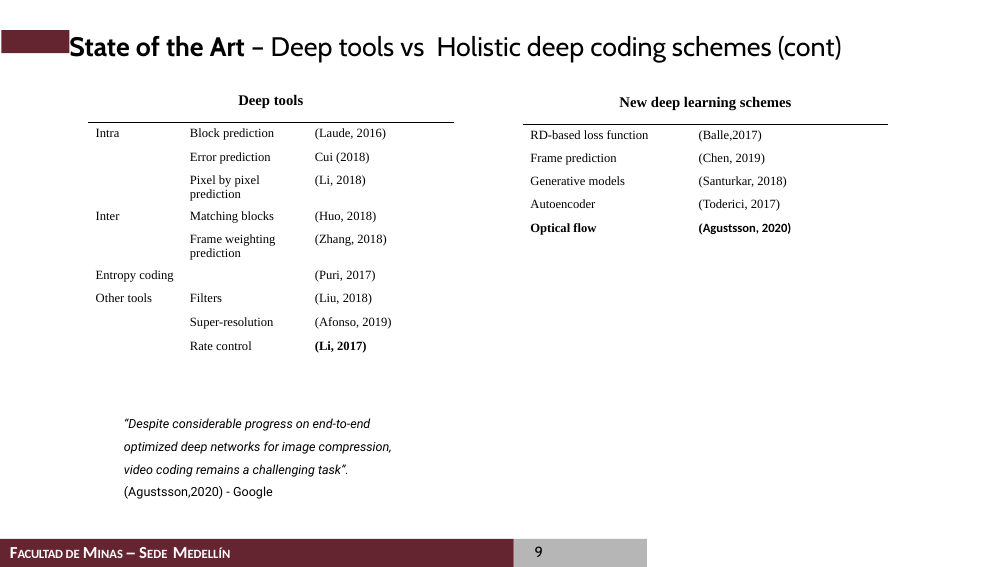
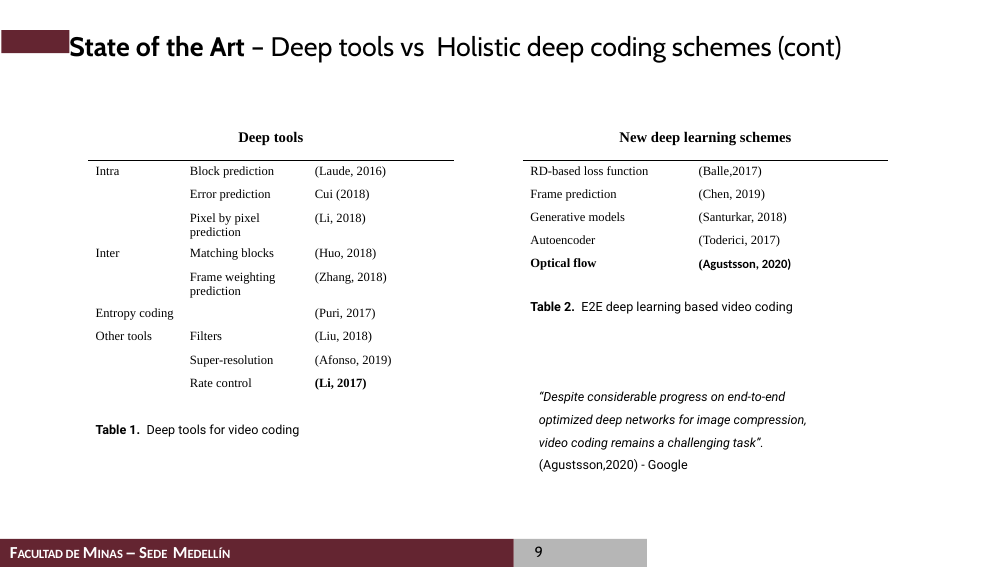
Before and after one commit to casalazarh/Examen-de-Calificacion-2020, a slide deck: slide 9 of presentation/Examen de Calificacion de Doctorado_Carlos_Alberto_Salazar.pptx. Drawn at 1008x567 pixels with LibreOffice and Linux fonts; fonts in the diff are those of the drawing; background and template pictures are left out. Boxes give left, top, right and bottom in pixels: in the first picture for what was removed or moved away, otherwise in the second. Text is boxed around its words. In the diff, an @@ line names an element or a change of style, - is before the commit and + after.

```diff
--- a/presentation/Examen de Calificacion de Doctorado_Carlos_Alberto_Salazar.pptx
+++ b/presentation/Examen de Calificacion de Doctorado_Carlos_Alberto_Salazar.pptx
@@ table moved from (x1=88, y1=88, x2=454, y2=364) to (x1=88, y1=126, x2=454, y2=402) @@
@@ table moved from (x1=523, y1=90, x2=889, y2=240) to (x1=523, y1=126, x2=889, y2=276) @@
@@ text added at (x1=530, y1=301, x2=793, y2=314), 12 pt, text #000000 @@
+  Table 2. E2E deep learning based video coding
@@ text "“Despite considerable progress on end-to-end ..." moved from (x1=124, y1=418, x2=392, y2=499) to (x1=539, y1=391, x2=807, y2=472) @@
@@ text added at (x1=96, y1=424, x2=300, y2=437), 12 pt, text #000000 @@
+  Table 1. Deep tools for video coding
```
Also in this commit, not shown: 7 other slides changed, 2 other files.
